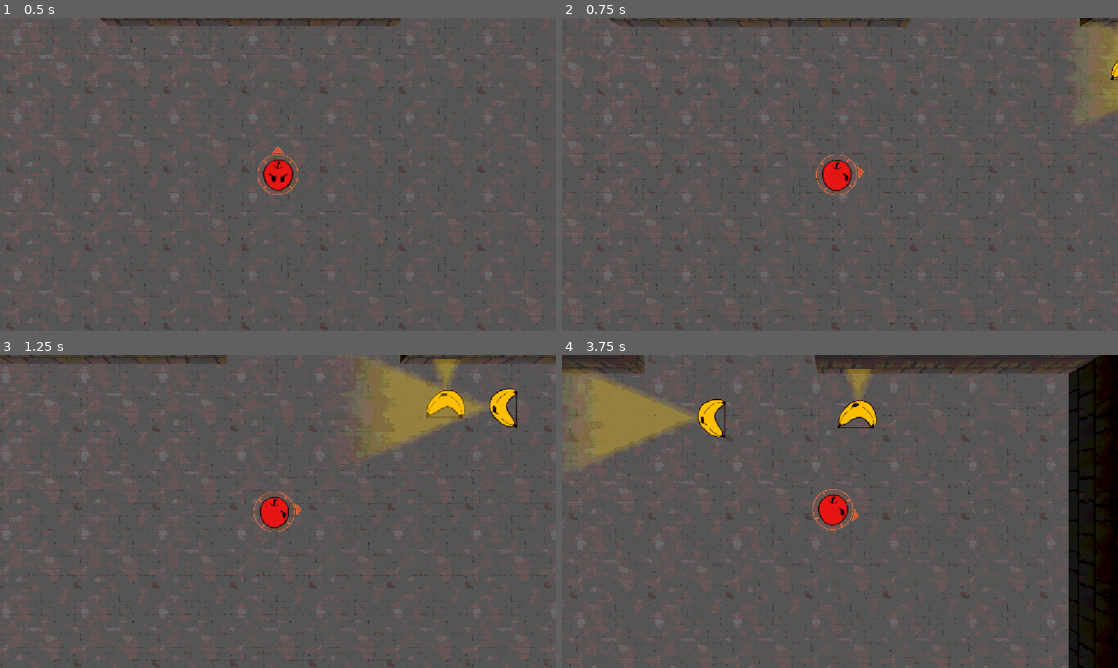
Above: before the commit, frames 1-4 (two rows, left to right).
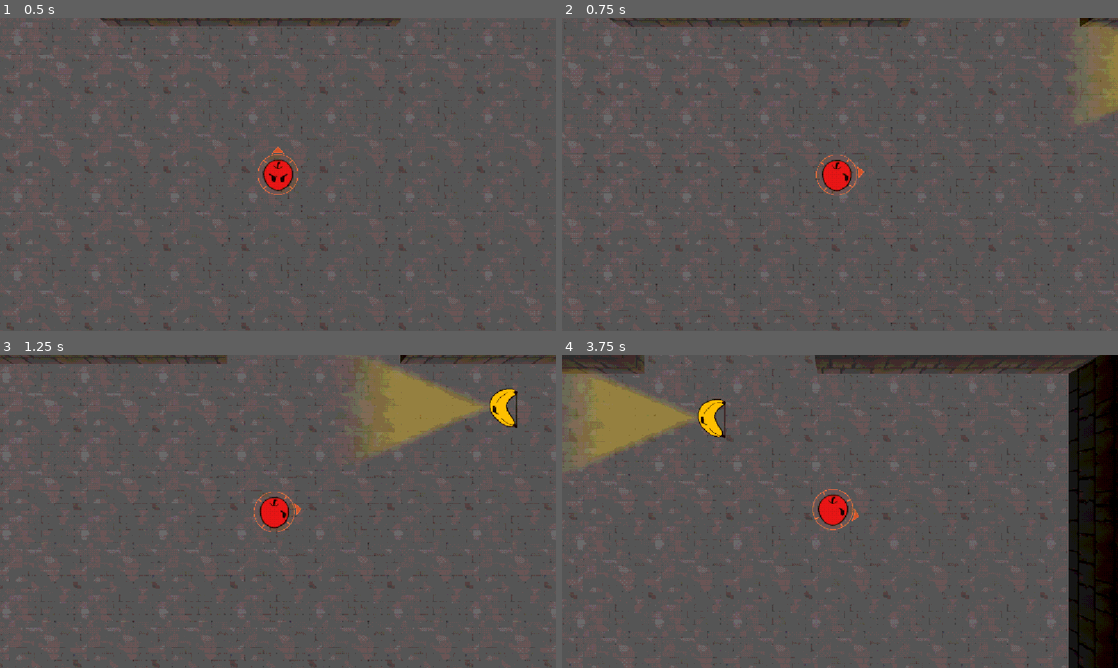
Above: after the commit, the same moments.

Repository: CasualShrub/arrow-head
Game: Godot game, scene res://scenes/levels/level_2.tscn
Two runs of this game, one before a commit and one after it. Both use one fixed random seed, a clock stepped at 60 frames per second and the inputs below. This scene is started directly instead of the project's main scene. Sound files missing from this copy of the repository are replaced by a short silence.
Inputs (mouse positions are in pixels of both pictures, inside the frame that each line leads up to):
- Up to frame 1 (0.5 s): no input
- Up to frame 2 (0.75 s): tap Enter at 0.5 s; move the mouse to (962, 158) at 0.52 s; hold D (move_right) from 0.53 s (still down); hold Space (fire) from 0.53 s (still down)
- Up to frame 3 (1.25 s): keep holding D (move_right); keep holding Space (fire)
- Up to frame 4 (3.75 s): move the mouse to (728, 527) at 1.27 s; release D (move_right) at 1.28 s; release Space (fire) at 1.28 s; hold S (move_down) 1.28-2.03 s; tap R at 1.35, 2.85 s; move the mouse to (895, 442) at 2.02 s; hold D (move_right) 2.03-2.78 s; hold Space (fire) 2.03-2.78 s; move the mouse to (812, 574) at 2.77 s; hold W (move_up) 2.78-3.53 s; move the mouse to (1006, 558) at 3.52 s; hold A (move_left) from 3.53 s (still down); hold Space (fire) from 3.53 s (still down)

Frame 1 is identical in both runs. In frame 2, less than 0.1% of the frame differs, in the area x 98-100%, y 1-20%; in frame 3, 0.6%; in frame 4, 0.7%, in the area x 49-57%, y 4-24%.

Commit message:
Update level_2.tscn

Diff:
--- a/scenes/levels/level_2.tscn
+++ b/scenes/levels/level_2.tscn
@@ -25,40 +25,14 @@
 
 [node name="fire" parent="SubViewportContainer/SubViewport/World/Enemies" parent_id_path=PackedInt32Array(1185931971) index="0" unique_id=568196954 instance=ExtResource("2_eqwef")]
 transform = Transform3D(-0.9818634, 0, -0.18958913, 0, 1, 0, 0.18958913, 0, -0.9818634, 18.708735, -0.1609757, 10.610923)
-has_intro = false
+alwayds_alert = false
 
-[node name="frost2" parent="SubViewportContainer/SubViewport/World/Enemies" parent_id_path=PackedInt32Array(1185931971) index="1" unique_id=96558035 instance=ExtResource("3_1shg3")]
-transform = Transform3D(1, 0, 0, 0, 1, 0, 0, 0, 1, 26.676058, 0, 22.46748)
-collision_mask = 1
-has_intro = false
+[node name="archer2" parent="SubViewportContainer/SubViewport/World/Enemies" parent_id_path=PackedInt32Array(1185931971) index="1" unique_id=71488470 instance=ExtResource("5_l37oo")]
+transform = Transform3D(1, 0, 0, 0, 1, 0, 0, 0, 1, 25.094635, -0.19287515, 13.687416)
 
-[node name="archer2" parent="SubViewportContainer/SubViewport/World/Enemies" parent_id_path=PackedInt32Array(1185931971) index="2" unique_id=71488470 instance=ExtResource("5_l37oo")]
-transform = Transform3D(1, 0, 0, 0, 1, 0, 0, 0, 1, 25.094635, -0.19287515, 13.687416)
-has_intro = false
-
-[node name="frost3" parent="SubViewportContainer/SubViewport/World/Enemies" parent_id_path=PackedInt32Array(1185931971) index="3" unique_id=548100990 instance=ExtResource("3_1shg3")]
-transform = Transform3D(1, 0, 0, 0, 1, 0, 0, 0, 1, 22.134281, 0, 18.325718)
-collision_mask = 1
-has_intro = false
-
-[node name="archer" parent="SubViewportContainer/SubViewport/World/Enemies" parent_id_path=PackedInt32Array(1185931971) index="4" unique_id=1005530270 instance=ExtResource("5_l37oo")]
-transform = Transform3D(1, 0, 0, 0, 1, 0, 0, 0, 1, 25.094635, -0.19287515, 17.187084)
-collision_mask = 1
-has_intro = false
-
-[node name="Marker3D2" type="Marker3D" parent="SubViewportContainer/SubViewport/World/Enemies/archer/PatrolPoints" parent_id_path=PackedInt32Array(1005530270, 1646478367) index="1" unique_id=368757522]
-transform = Transform3D(1, 0, 0, 0, 1, 0, 0, 0, 1, 0, 0, -6.0379105)
-
-[node name="Marker3D3" type="Marker3D" parent="SubViewportContainer/SubViewport/World/Enemies/archer/PatrolPoints" parent_id_path=PackedInt32Array(1005530270, 1646478367) index="2" unique_id=318857597]
-transform = Transform3D(1, 0, 0, 0, 1, 0, 0, 0, 1, 5.7420807, 0, -6.0379105)
-
-[node name="Marker3D4" type="Marker3D" parent="SubViewportContainer/SubViewport/World/Enemies/archer/PatrolPoints" parent_id_path=PackedInt32Array(1005530270, 1646478367) index="3" unique_id=844978143]
-transform = Transform3D(1, 0, 0, 0, 1, 0, 0, 0, 1, 5.7420807, 0, 0.02466011)
-
-[node name="frost" parent="SubViewportContainer/SubViewport/World/Enemies" parent_id_path=PackedInt32Array(1185931971) index="5" unique_id=488297977 instance=ExtResource("3_1shg3")]
+[node name="frost" parent="SubViewportContainer/SubViewport/World/Enemies" parent_id_path=PackedInt32Array(1185931971) index="2" unique_id=488297977 instance=ExtResource("3_1shg3")]
 transform = Transform3D(1, 0, 0, 0, 1, 0, 0, 0, 1, 30.604156, 0, 22.46748)
-collision_mask = 1
-has_intro = false
+alwayds_alert = false
 
 [node name="Marker3D2" type="Marker3D" parent="SubViewportContainer/SubViewport/World/Enemies/frost/PatrolPoints" parent_id_path=PackedInt32Array(488297977, 1646478367) index="1" unique_id=226739791]
 transform = Transform3D(1, 0, 0, 0, 1, 0, 0, 0, 1, -14.978727, 0, 0)
@@ -160,5 +134,4 @@
 size = Vector3(7.315172, 2.4925537, 0.9210205)
 material = SubResource("ShaderMaterial_brickfade")
 
-[editable path="SubViewportContainer/SubViewport/World/Enemies/archer"]
 [editable path="SubViewportContainer/SubViewport/World/Enemies/frost"]
Not shown: 1 places in scenes/levels/level_2.tscn that only renumber resources
